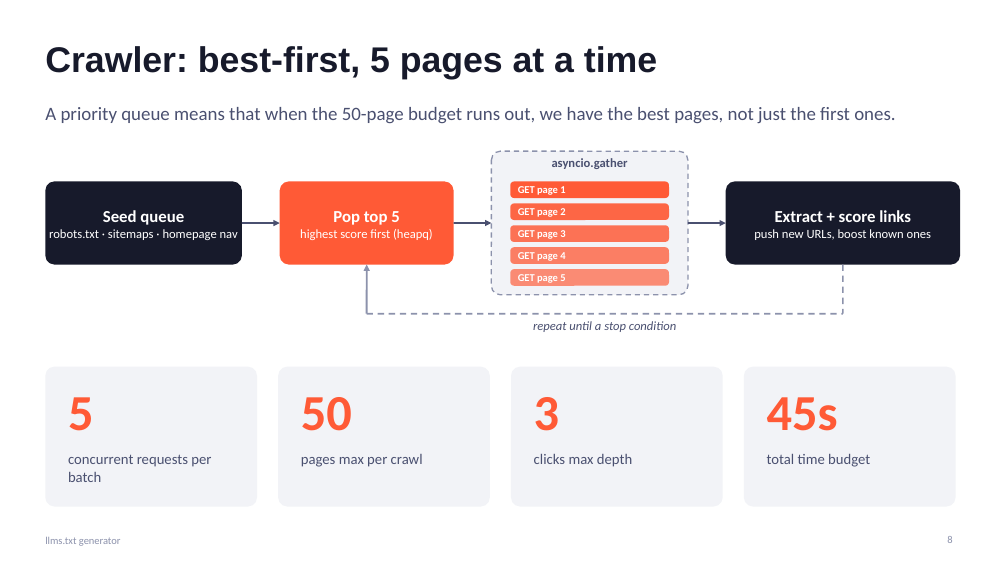
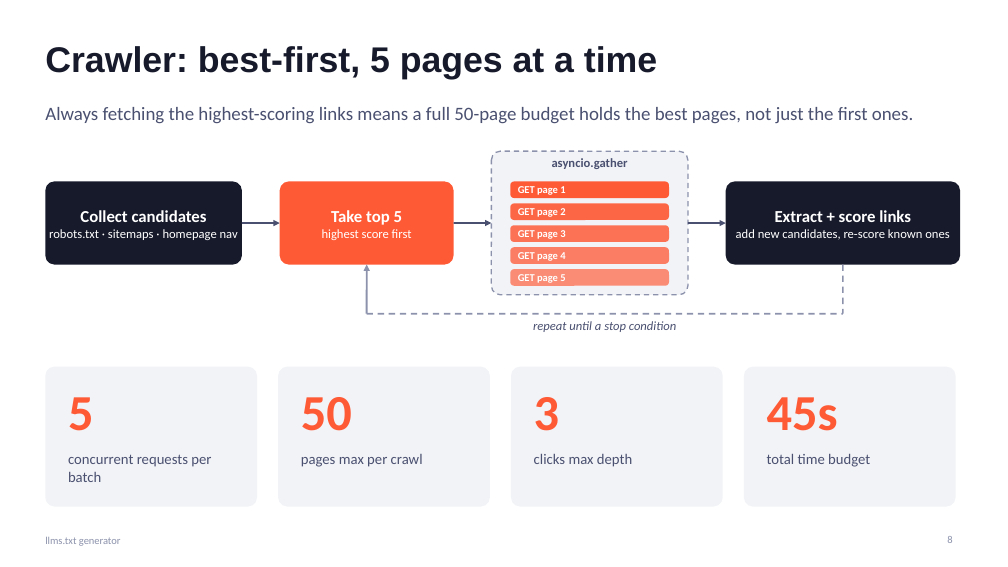
Before and after one commit to nmallekav/llms-txt-nishanth-mallekav, a slide deck: slide 8 of presentation/llms-txt-generator.pptx. Drawn at 1008x567 pixels with LibreOffice and Linux fonts; fonts in the diff are those of the drawing. Boxes give left, top, right and bottom in pixels: in the first picture for what was removed or moved away, otherwise in the second. Text is boxed around its words. In the diff, an @@ line names an element or a change of style, - is before the commit and + after.

```diff
--- a/presentation/llms-txt-generator.pptx
+++ b/presentation/llms-txt-generator.pptx
@@ text at (x1=45, y1=107, x2=913, y2=123): text changed @@
-A priority queue means that when the 50-page budget runs out, we have the best pages, not just the first ones.
+Always fetching the highest-scoring links means a full 50-page budget holds the best pages, not just the first ones.
@@ text at (x1=80, y1=210, x2=207, y2=222): text changed @@
-Seed queue
+Collect candidates
@@ text at (x1=322, y1=210, x2=412, y2=240): text changed @@
-Pop top 5
-highest score first (heapq)
+Take top 5
+highest score first
@@ text at (x1=736, y1=229, x2=949, y2=240): text changed @@
-push new URLs, boost known ones
+add new candidates, re-score known ones
```
Also in this commit, not shown: 7 other slides changed, 35 other files.
